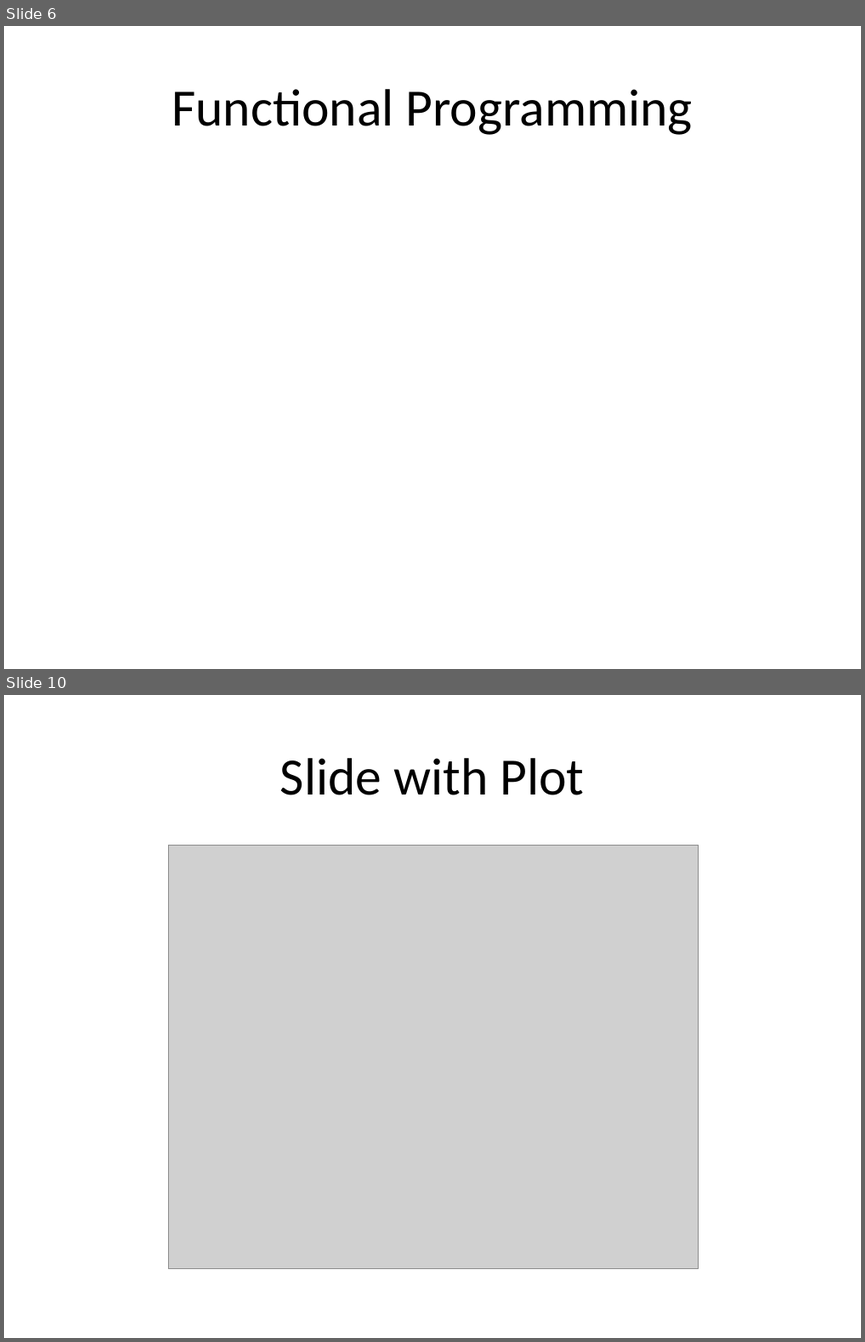
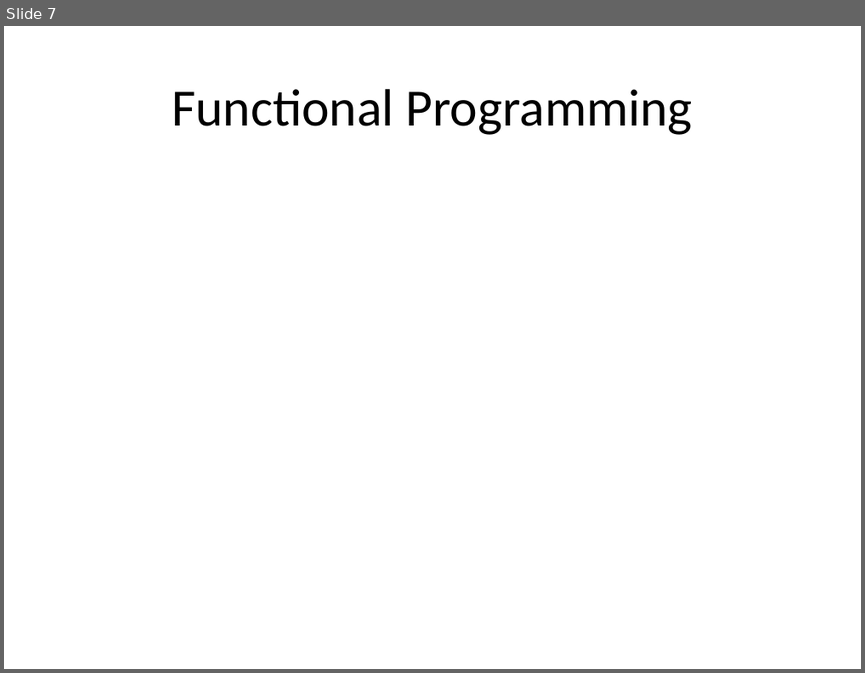
Before and after one commit to jmgraham30/SWBmodules, a slide deck: slides/iteration_with_purrr.pptx. Shown one above the other, each under a label of ours: slides 6 and 10 before the commit, slide 7 after it; the slides between them are not shown. The pictures are 865x1342 and 865x673 pixels, drawn with LibreOffice and Linux fonts; fonts in the diff are those of the drawing; grey boxes stand for pictures. Boxes give left, top, right and bottom in pixels: in the first picture for what was removed or moved away, otherwise in the second. Text is boxed around its words. In the diff, an @@ line names an element or a change of style, - is before the commit and + after.

```diff
--- a/slides/iteration_with_purrr.pptx
+++ b/slides/iteration_with_purrr.pptx
@@ slide 10 removed at <box>4,695,861,1338</box>, background #FFFFFF @@
@@ title removed at <box>280,758,584,795</box> @@
-Slide with Plot
@@ picture removed at <box>169,845,698,1268</box> @@
@@ what was slide 6 is now slide 7 @@
```
Also in this commit, not shown: 2 slides changed, 2 slides added, 4 other slides removed, 1 other file.
